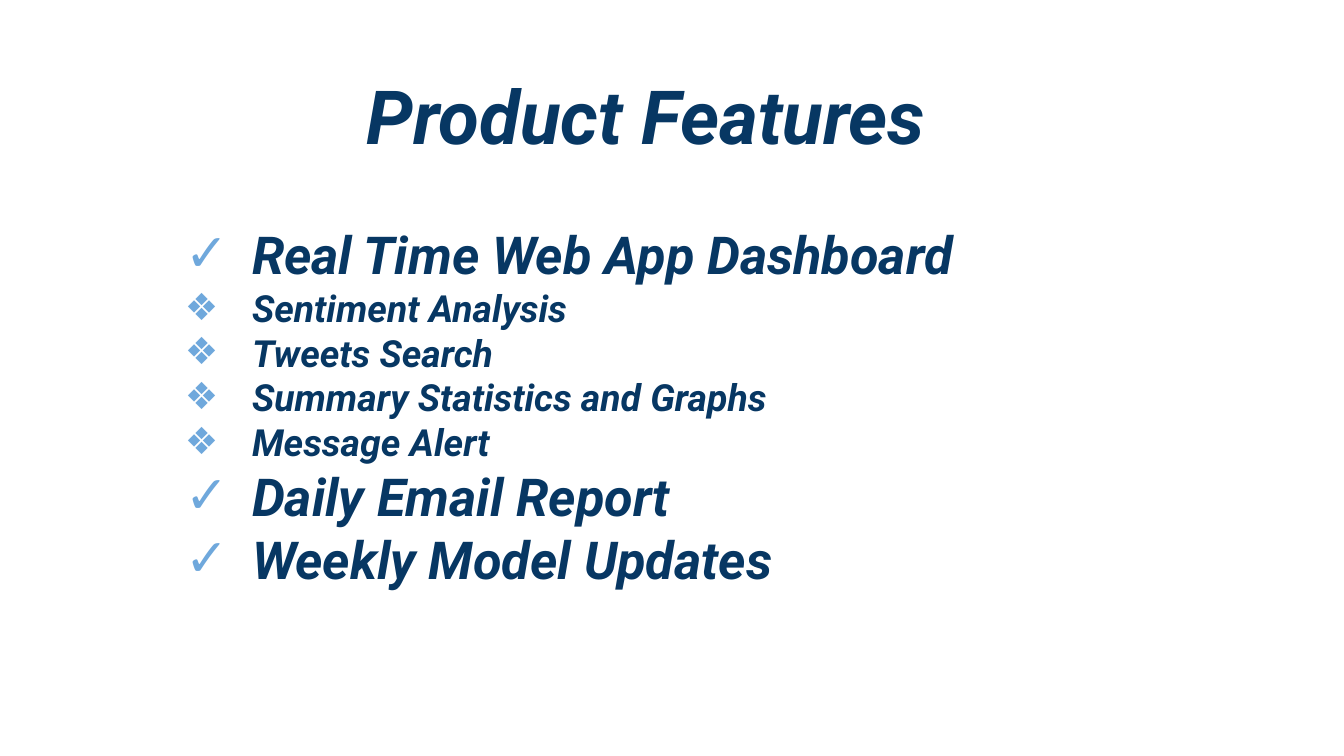
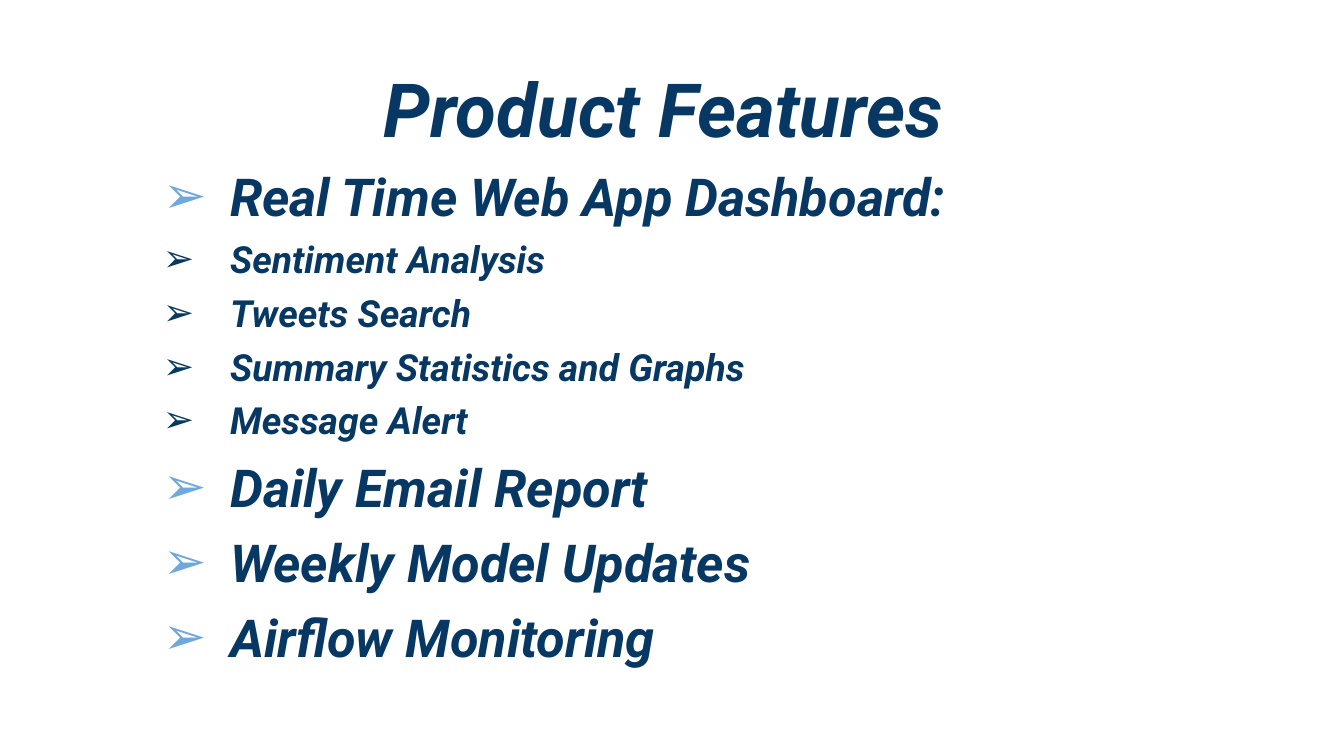
Before and after one commit to sherlockjjj/T-Watch, a slide deck: slide 3 of Capstone.pptx. Drawn at 1344x756 pixels with LibreOffice and Linux fonts; fonts in the diff are those of the drawing; background and template pictures are left out. Boxes give left, top, right and bottom in pixels: in the first picture for what was removed or moved away, otherwise in the second. Text is boxed around its words. In the diff, an @@ line names an element or a change of style, - is before the commit and + after.

```diff
--- a/Capstone.pptx
+++ b/Capstone.pptx
@@ text "Product Features": place and size @@
-text "Product Features" at (252,88,952,591)
+text "Product Features" at (230,81,945,668)
@@ text at (230,176,945,227): text changed @@
-✓ Real Time Web App Dashboard
+➢ Real Time Web App Dashboard:
@@ text at (230,245,750,594): bullet ❖ to ➢; list level 3 to 5 in "Sentiment Analysis"; line spacing 1 to 1.2; bullet colour #6FA8DC to #073763; list level 3 to 5 in "Tweets Search"; list level 1 to 5 in "Summary Statistics and Graphs"; list level 1 to 5 in "Message Alert"; bullet ✓ to ➢ @@
@@ text at (230,617,655,668): paragraph added @@
+➢ Airflow Monitoring
```
Also in this commit, not shown: 5 other slides changed, 5 slides added, 14 slides removed.
